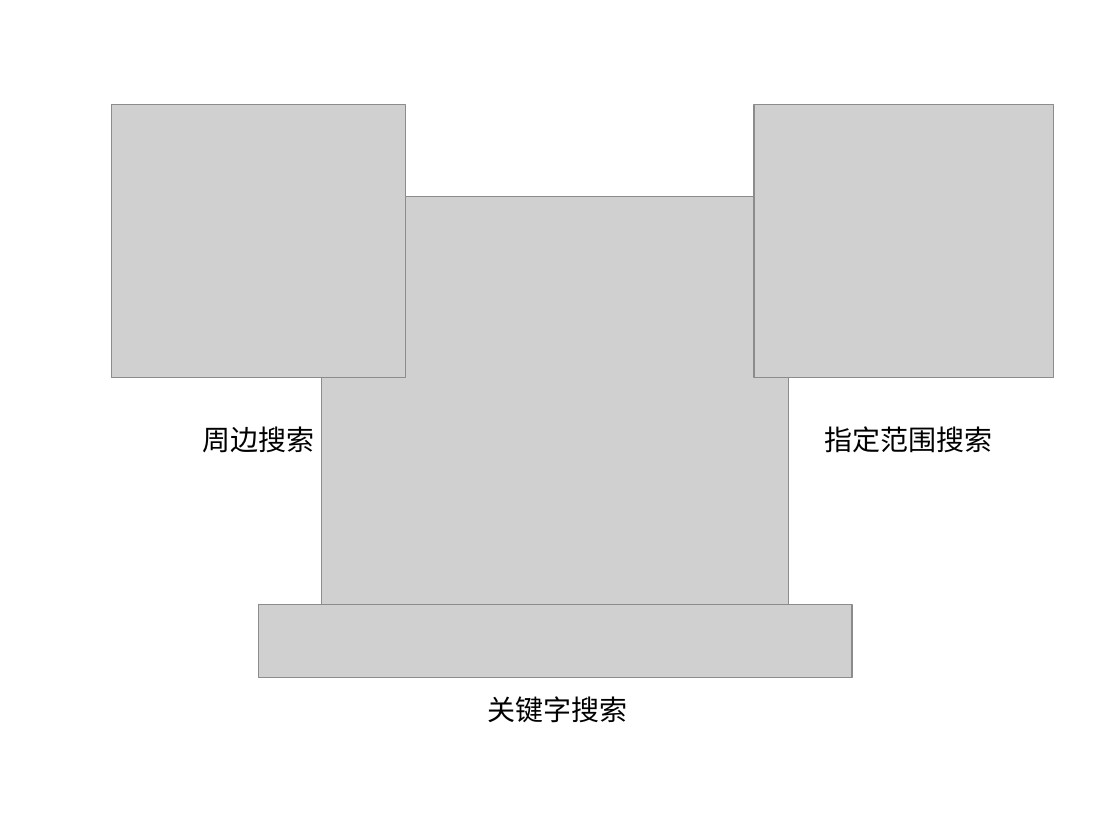
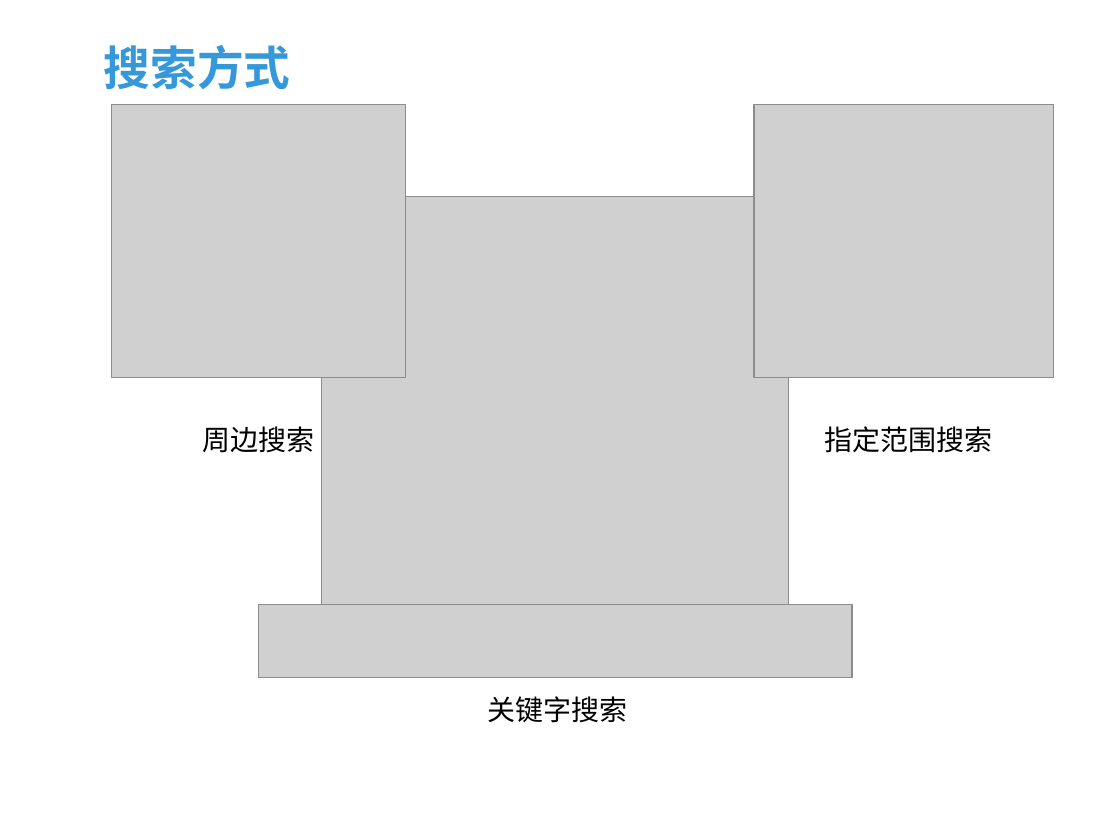
Before and after one commit to fifa0329/HelloAmap, a slide deck: slide 3 of 课程ppt/WP SDK开发指南3.pptx. Drawn at 1120x840 pixels with LibreOffice and Linux fonts; fonts in the diff are those of the drawing; grey boxes stand for pictures; background and template pictures are left out. Boxes give left, top, right and bottom in pixels: in the first picture for what was removed or moved away, otherwise in the second. Text is boxed around its words. In the diff, an @@ line names an element or a change of style, - is before the commit and + after.

```diff
--- a/课程ppt/WP SDK开发指南3.pptx
+++ b/课程ppt/WP SDK开发指南3.pptx
@@ title added at (104, 45, 291, 89), 30 pt, text #3498DB, bold @@
+搜索方式
```
Also in this commit, not shown: 3 other slides changed, 1 slide added, 3 other files.
